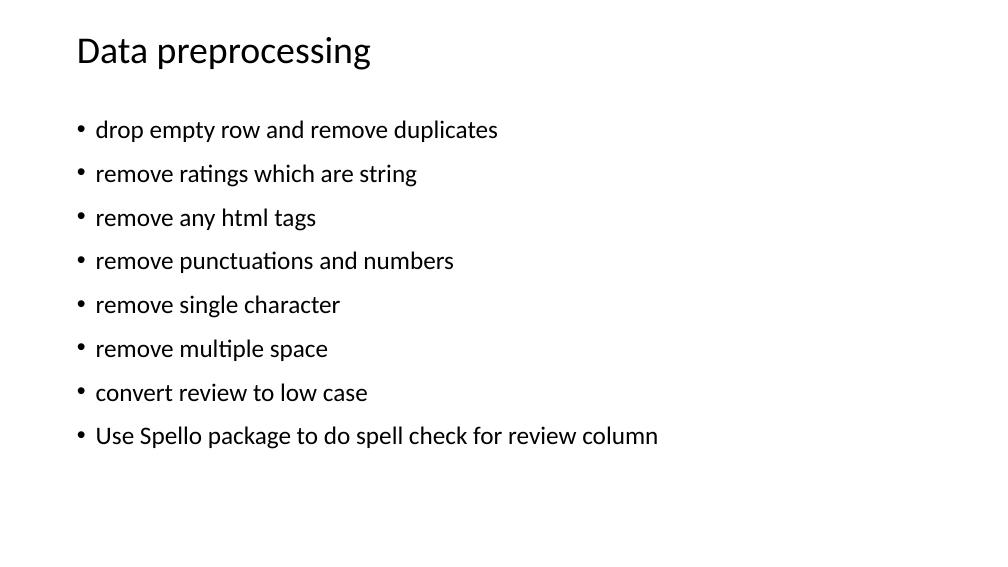
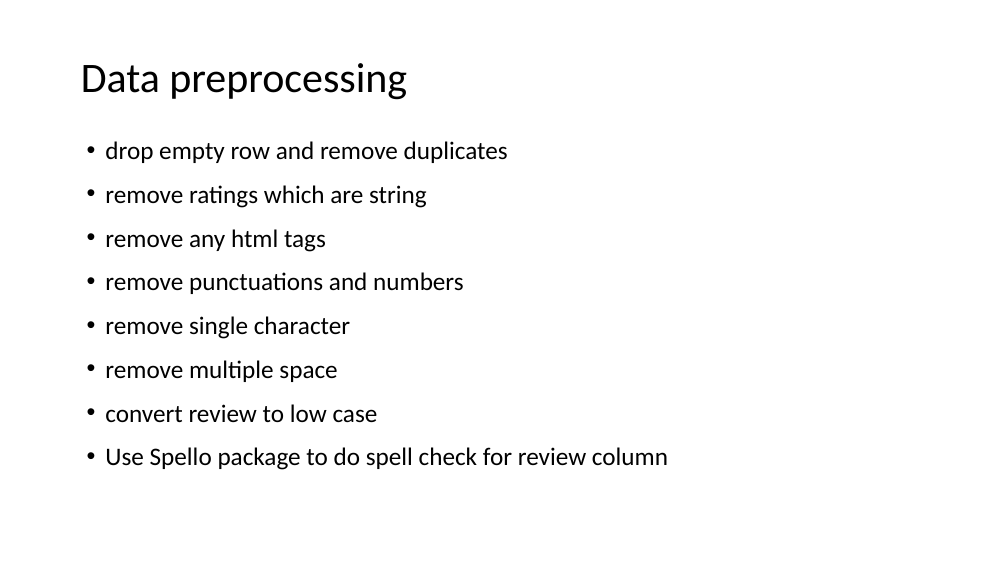
Before and after one commit to JackZhang0224/Chata_AI_Assignment, a slide deck: slide 3 of report.pptx. Drawn at 1008x567 pixels with LibreOffice and Linux fonts; fonts in the diff are those of the drawing. Boxes give left, top, right and bottom in pixels: in the first picture for what was removed or moved away, otherwise in the second. Text is boxed around its words. In the diff, an @@ line names an element or a change of style, - is before the commit and + after.

```diff
--- a/report.pptx
+++ b/report.pptx
@@ title "Data preprocessing": place and size @@
-title "Data preprocessing" at [77, 37, 371, 70]
+title "Data preprocessing" at [81, 63, 407, 100]
@@ title "Data preprocessing" at [81, 63, 407, 100]: size 36 to 40 pt @@
@@ text "drop empty row and remove ...": place and size @@
-text "drop empty row and remove ..." at [96, 120, 658, 449]
+text "drop empty row and remove ..." at [105, 141, 668, 470]
```
Also in this commit, not shown: 2 other slides changed.
